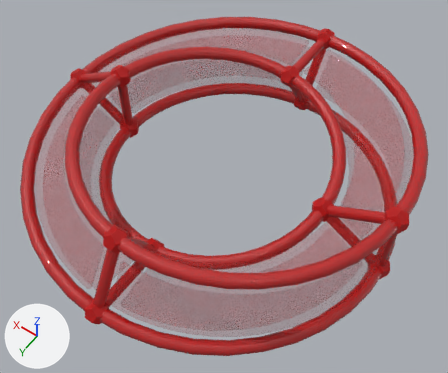
One commit to the Blender file asset_pipeline/blender_file/harmony_structure.blend: the scene before it, then after it.
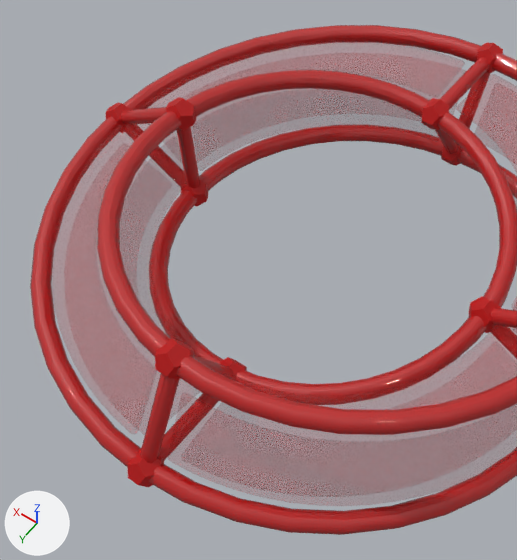
The first picture shows the older version from a 50 mm lens placed at (-10.57, 14.95, 21.29), pointed at (-0.43, 0.76, -1.01). The close-ups show both versions on the part from 0% to 77% of the width and 0% to 100% of the height of that picture; other places that the commit changed are outside them. The axes (+X, +Y, +Z) are drawn at lower left. The lights are the same throughout.
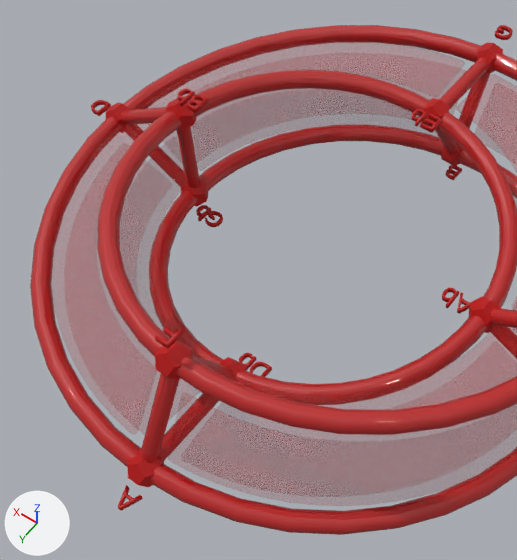
Changed parts and their boxes [x1, y1, x2, y2] in the close-ups (517 x 560 px):
'Bb', added (red): after [177, 88, 208, 113]
'Eb', added: after [411, 109, 442, 133]
'Ab', added: after [442, 287, 473, 314]
'Gb', added: after [196, 205, 223, 227]
'Db', added: after [239, 353, 272, 377]
'F', added: after [155, 328, 184, 349]
'A', added: after [118, 485, 143, 511]
'G', added: after [495, 25, 513, 40]
'D', added: after [91, 100, 111, 116]
'B', added: after [446, 165, 462, 181]

What the commit changed:
Mesh me_a_002 is new.
It has 34 vertices, 68 faces and spans x -0.278..0.275, y 9.293..9.866, z -1.575..-1.425.
It uses material mat_onyx12tone (its picture is missing).
Mesh me_ab_002 is new.
It has 122 vertices, 244 faces and spans x -4.617..-3.648, y -0.254..0.358, z -0.075..0.075.
It uses material mat_onyx12tone (its picture is missing).
Mesh me_b_002 is new.
It has 74 vertices, 152 faces and spans x -0.281..0.163, y -7.285..-6.711, z -3.075..-2.925.
It uses material mat_onyx12tone (its picture is missing).
Mesh me_bb_002 is new.
It has 162 vertices, 328 faces and spans x 5.001..5.904, y -0.259..0.353, z 2.523..2.673.
It uses material mat_onyx12tone (its picture is missing).
Mesh me_d_002 is new.
It has 52 vertices, 104 faces and spans x 9.698..10.191, y -0.263..0.311, z -0.075..0.075.
It uses material mat_onyx12tone (its picture is missing).
Mesh me_db_002 is new.
It has 140 vertices, 280 faces and spans x -0.569..0.379, y 4.156..4.768, z -1.575..-1.425.
It uses material mat_onyx12tone (its picture is missing).
Mesh me_eb_002 is new.
It has 112 vertices, 220 faces and spans x -0.588..0.315, y -4.647..-4.035, z 1.425..1.575.
It uses material mat_onyx12tone (its picture is missing).
Mesh me_f_002 is new.
It has 20 vertices, 36 faces and spans x -0.192..0.215, y 6.678..7.251, z 2.925..3.075.
It uses material mat_onyx12tone (its picture is missing).
Mesh me_g_002 is new.
It has 80 vertices, 156 faces and spans x -0.284..0.26, y -9.878..-9.288, z 1.425..1.575.
It uses material mat_onyx12tone (its picture is missing).
Mesh me_gb_002 is new.
It has 168 vertices, 332 faces and spans x 4.947..5.966, y -0.254..0.358, z -2.673..-2.523.
It uses material mat_onyx12tone (its picture is missing).
Object 'A' (ob_a) is new; it shows me_a_002.
Its location is (0.0, 0.0, 0.0).
Object 'Ab' (ob_ab) is new; it shows me_ab_002.
Its location is (0.0, 0.0, 0.0).
Object 'B' (ob_b) is new; it shows me_b_002.
Its location is (0.0, 0.0, 0.0).
Object 'Bb' (ob_bb) is new; it shows me_bb_002.
Its location is (0.0, 0.0, 0.0).
Object 'D' (ob_d) is new; it shows me_d_002.
Its location is (0.0, 0.0, 0.0).
Object 'Db' (ob_db) is new; it shows me_db_002.
Its location is (0.0, 0.0, 0.0).
Object 'Eb' (ob_eb) is new; it shows me_eb_002.
Its location is (0.0, 0.0, 0.0).
Object 'F' (ob_f) is new; it shows me_f_002.
Its location is (0.0, 0.0, 0.0).
Object 'G' (ob_g) is new; it shows me_g_002.
Its location is (0.0, 0.0, 0.0).
Object 'Gb' (ob_gb) is new; it shows me_gb_002.
Its location is (0.0, 0.0, 0.0).
